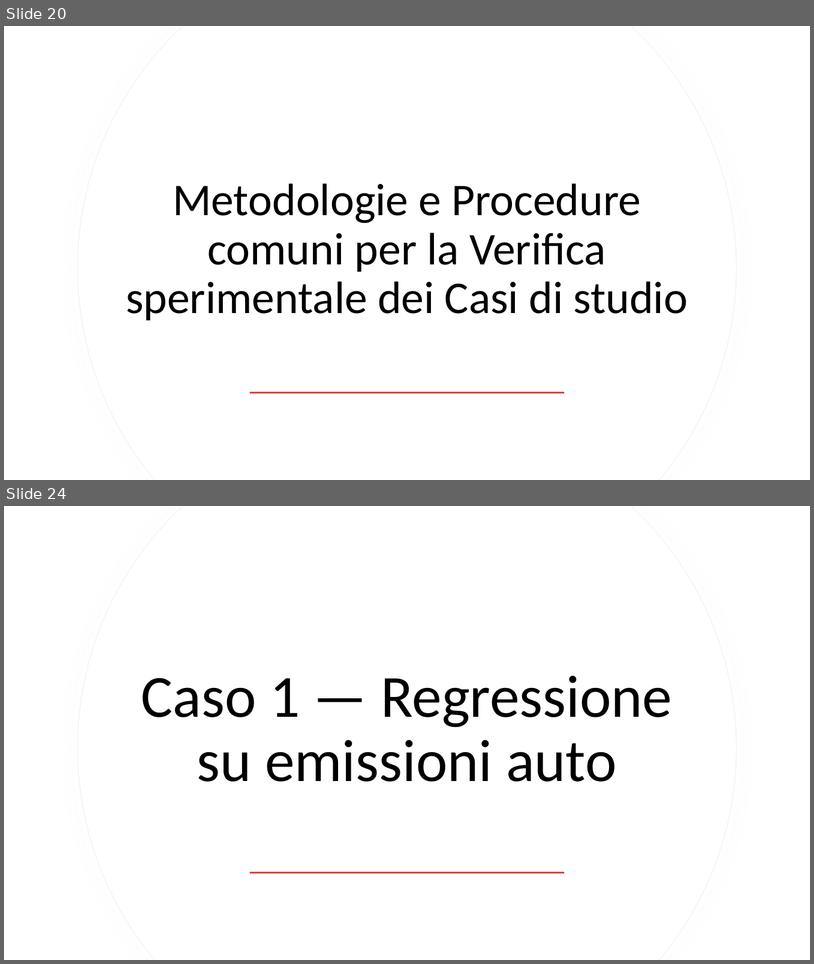
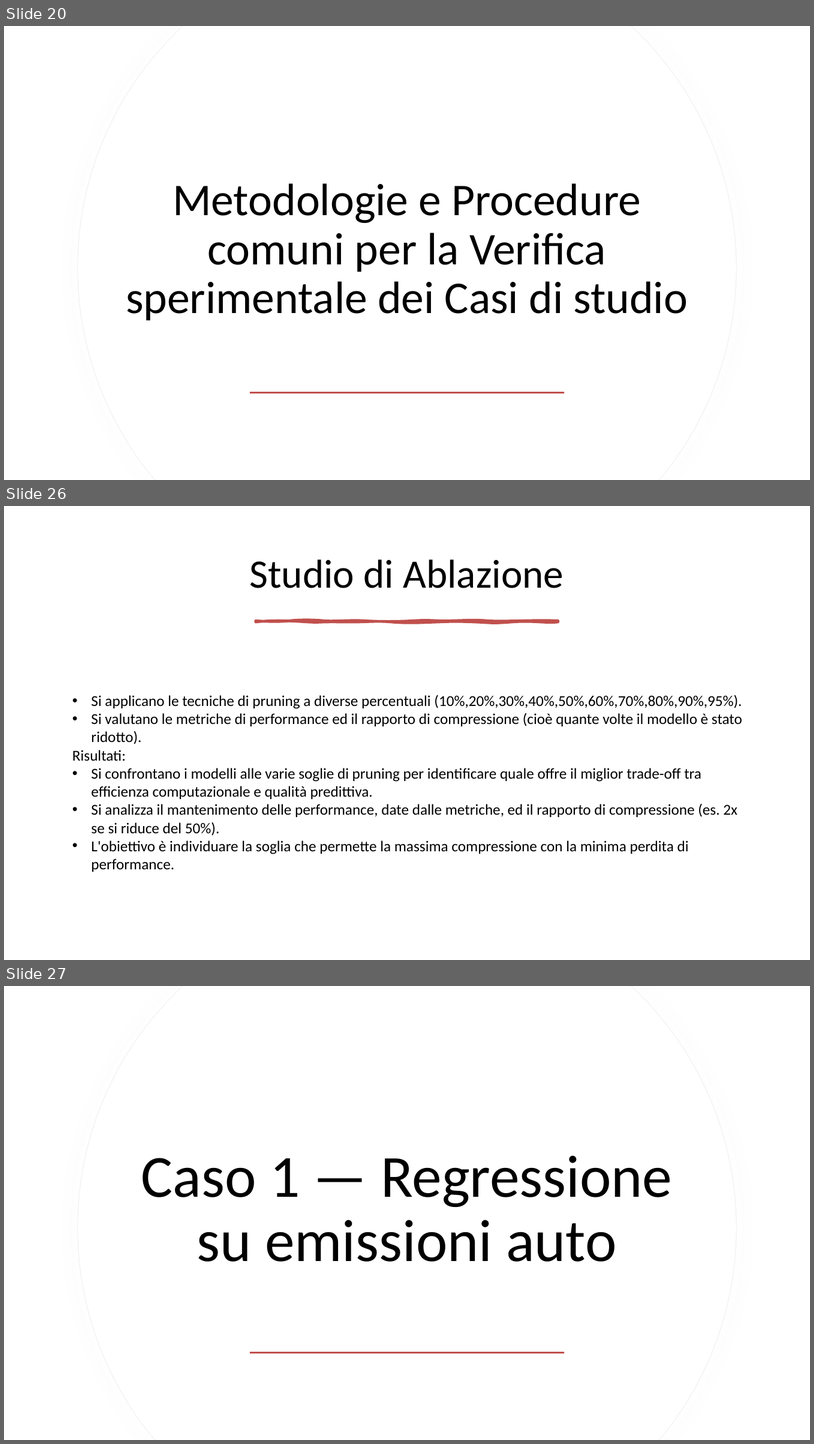
Before and after one commit to mtomas03/Thesis_Paper, a slide deck: Presentation.pptx. Shown one above the other, each under a label of ours: slides 20 and 24 before the commit, slides 20, 26 and 27 after it; the slides between them are not shown. The pictures are 814x964 and 814x1444 pixels, drawn with LibreOffice and Linux fonts; fonts in the diff are those of the drawing. Boxes give left, top, right and bottom in pixels: in the first picture for what was removed or moved away, otherwise in the second. Text is boxed around its words. In the diff, an @@ line names an element or a change of style, - is before the commit and + after.

```diff
--- a/Presentation.pptx
+++ b/Presentation.pptx
@@ slide 26 added at [4, 506, 810, 960], background #FFFFFF @@
@@ title added at [250, 559, 564, 588], 48 pt, text #000000 @@
+Studio di Ablazione
@@ freeform shape added at [255, 621, 558, 622], fill #C0504D, outline #C0504D 3.25 pt @@
@@ text added at [72, 694, 743, 871], 18 pt, text #000000 @@
+• Si applicano le tecniche di pruning a diverse percentuali (10%,20%,30%,40%,50%,60%,70%,80%,90%,95%).
+• Si valutano le metriche di performance ed il rapporto di compressione (cioè quante volte il modello è stato ridotto).
+Risultati:
+• Si confrontano i modelli alle varie soglie di pruning per identificare quale offre il miglior trade-off tra efficienza computazionale e qualità predittiva.
+• Si analizza il mantenimento delle performance, date dalle metriche, ed il rapporto di compressione (es. 2x se si riduce del 50%).
+• L'obiettivo è individuare la soglia che permette la massima compressione con la minima perdita di performance.
@@ what was slide 24 is now slide 27 @@
```
Also in this commit, not shown: 6 slides changed, 10 other slides added, 2 slides removed.
